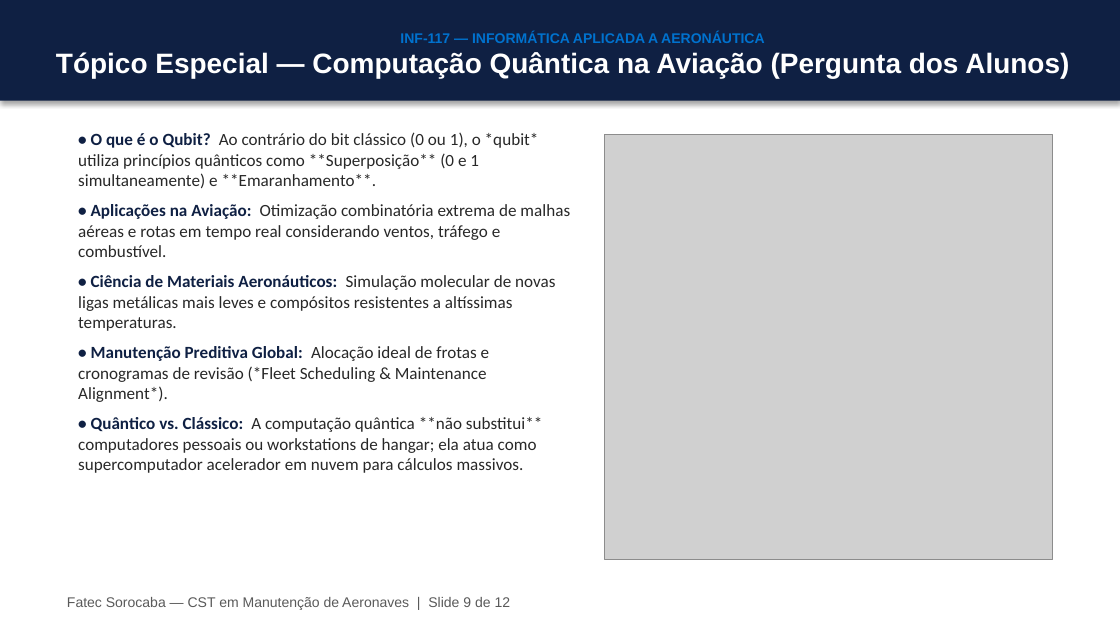
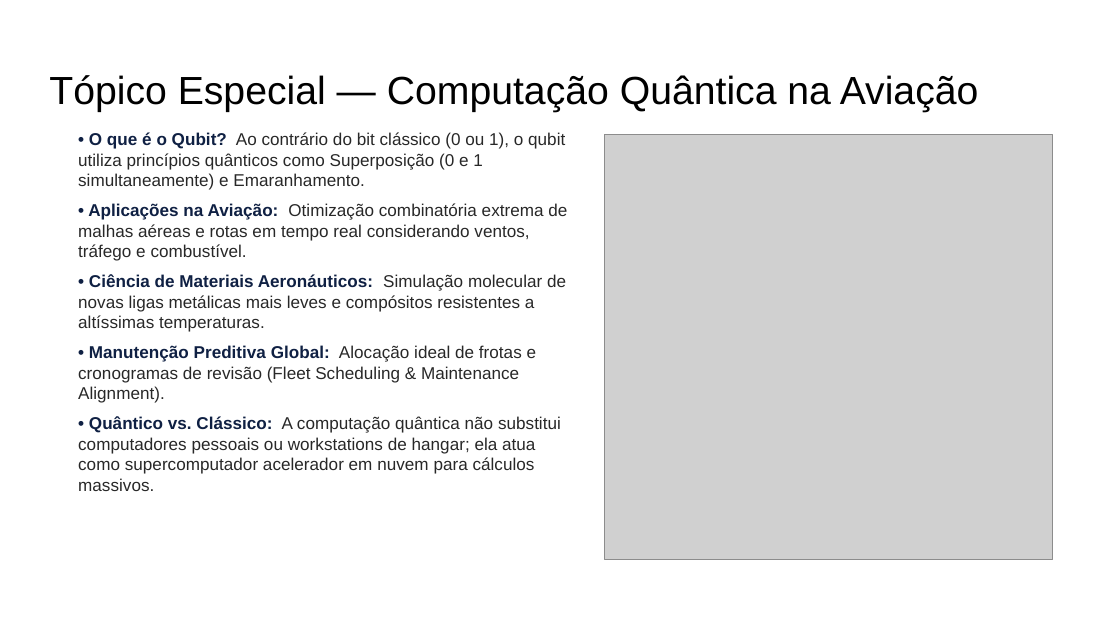
Before and after one commit to profAndreSouza/Material, a slide deck: slide 9 of Informática Aplicada a Aeronáutica/Slides/Slides_Aula_01_Hardware_e_Estacoes_de_Trabalho.pptx. Drawn at 1120x630 pixels with LibreOffice and Linux fonts; fonts in the diff are those of the drawing; grey boxes stand for pictures; background and template pictures are left out. Boxes give left, top, right and bottom in pixels: in the first picture for what was removed or moved away, otherwise in the second. Text is boxed around its words. In the diff, an @@ line names an element or a change of style, - is before the commit and + after.

```diff
--- a/Informática Aplicada a Aeronáutica/Slides/Slides_Aula_01_Hardware_e_Estacoes_de_Trabalho.pptx
+++ b/Informática Aplicada a Aeronáutica/Slides/Slides_Aula_01_Hardware_e_Estacoes_de_Trabalho.pptx
@@ title "Tópico Especial — Computação Quântica ...": place and size @@
-title "Tópico Especial — Computação Quântica ..." at (0,0,1120,101)
+title "Tópico Especial — Computação Quântica ..." at (49,75,979,112)
@@ title "Tópico Especial — Computação Quântica ..." at (49,75,979,112): vertical alignment middle to top; fill #0F2043 to none; shadow off @@
@@ title at (49,75,979,112): text changed; size 18 to 25.2 pt; text colour #FFFFFF to #000000; bold off @@
-INF-117 — INFORMÁTICA APLICADA A AERONÁUTICA
-Tópico Especial — Computação Quântica na Aviação (Pergunta dos Alunos)
+Tópico Especial — Computação Quântica na Aviação
@@ text at (78,132,565,190): text changed; font Calibri to Arial @@
-• O que é o Qubit? Ao contrário do bit clássico (0 ou 1), o *qubit* utiliza princípios quânticos como **Superposição** (0 e 1 simultaneamente) e **Emaranhamento**.
+• O que é o Qubit? Ao contrário do bit clássico (0 ou 1), o qubit utiliza princípios quânticos como Superposição (0 e 1 simultaneamente) e Emaranhamento.
@@ text at (78,203,567,332): font Calibri to Arial in "• Aplicações na Aviação: Otimização combinatória extrema ...", "• Ciência de Materiais Aeronáuticos: Simulação molecular ..." @@
@@ text at (78,345,561,491): text changed; font Calibri to Arial @@
-• Manutenção Preditiva Global: Alocação ideal de frotas e cronogramas de revisão (*Fleet Scheduling & Maintenance Alignment*).
-• Quântico vs. Clássico: A computação quântica **não substitui** computadores pessoais ou workstations de hangar; ela atua como supercomputador acelerador em nuvem para cálculos massivos.
+• Manutenção Preditiva Global: Alocação ideal de frotas e cronogramas de revisão (Fleet Scheduling & Maintenance Alignment).
+• Quântico vs. Clássico: A computação quântica não substitui computadores pessoais ou workstations de hangar; ela atua como supercomputador acelerador em nuvem para cálculos massivos.
@@ text removed at (67,597,511,610) @@
-Fatec Sorocaba — CST em Manutenção de Aeronaves | Slide 9 de 12
```
Also in this commit, not shown: 10 other slides changed, 1 slide removed, 4 other files.
